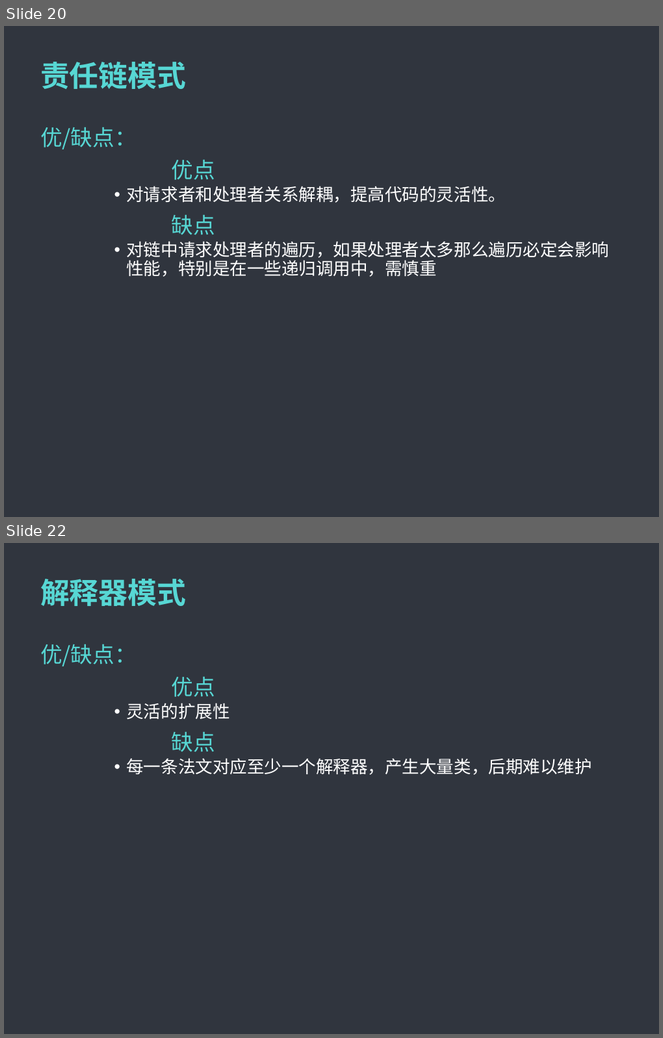
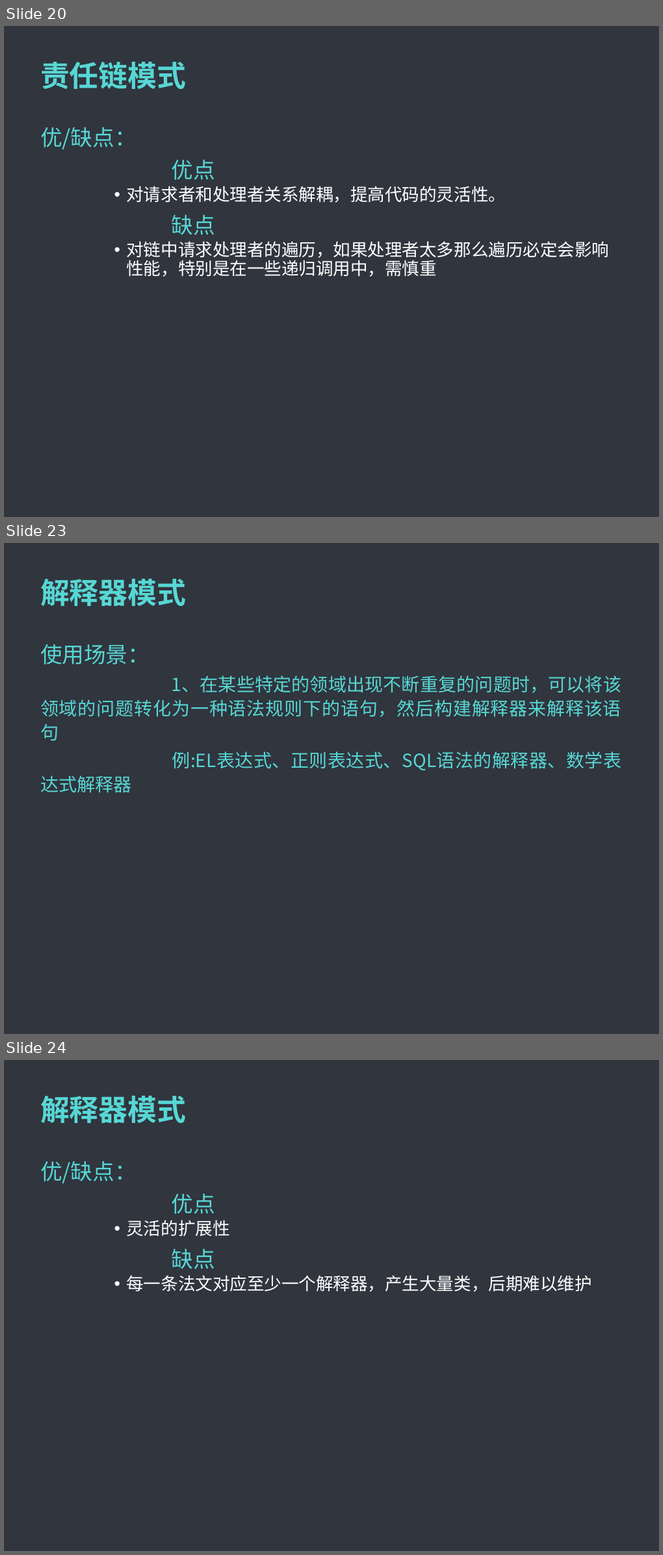
Before and after one commit to MintLy/JavaDesignMode, a slide deck: DesignMode.ppt. Shown one above the other, each under a label of ours: slides 20 and 22 before the commit, slides 20, 23 and 24 after it; the slides between them are not shown. The pictures are 663x1038 and 663x1555 pixels, drawn with LibreOffice and Linux fonts; fonts in the diff are those of the drawing; background and template pictures are left out. Boxes give left, top, right and bottom in pixels: in the first picture for what was removed or moved away, otherwise in the second. Text is boxed around its words. In the diff, an @@ line names an element or a change of style, - is before the commit and + after.

```diff
--- a/DesignMode.ppt
+++ b/DesignMode.ppt
@@ slide 23 added at bbox=[4, 543, 659, 1034], background #5F5F5F; not listed: 1 template element that a slide beside it also shows @@
@@ title added at bbox=[40, 579, 186, 606], 32 pt, text #57D7D4, bold @@
+解释器模式
@@ text added at bbox=[40, 644, 622, 771], 20 pt, text #57D7D4 @@
+使用场景：
+1、在某些特定的领域出现不断重复的问题时，可以将该领域的问题转化为一种语法规则下的语句，然后构建解释器来解释该语句
+例:EL表达式、正则表达式、SQL语法的解释器、数学表达式解释器
@@ what was slide 22 is now slide 24 @@
```
Also in this commit, not shown: 1 slide changed, 21 other slides added, 7 other files.
